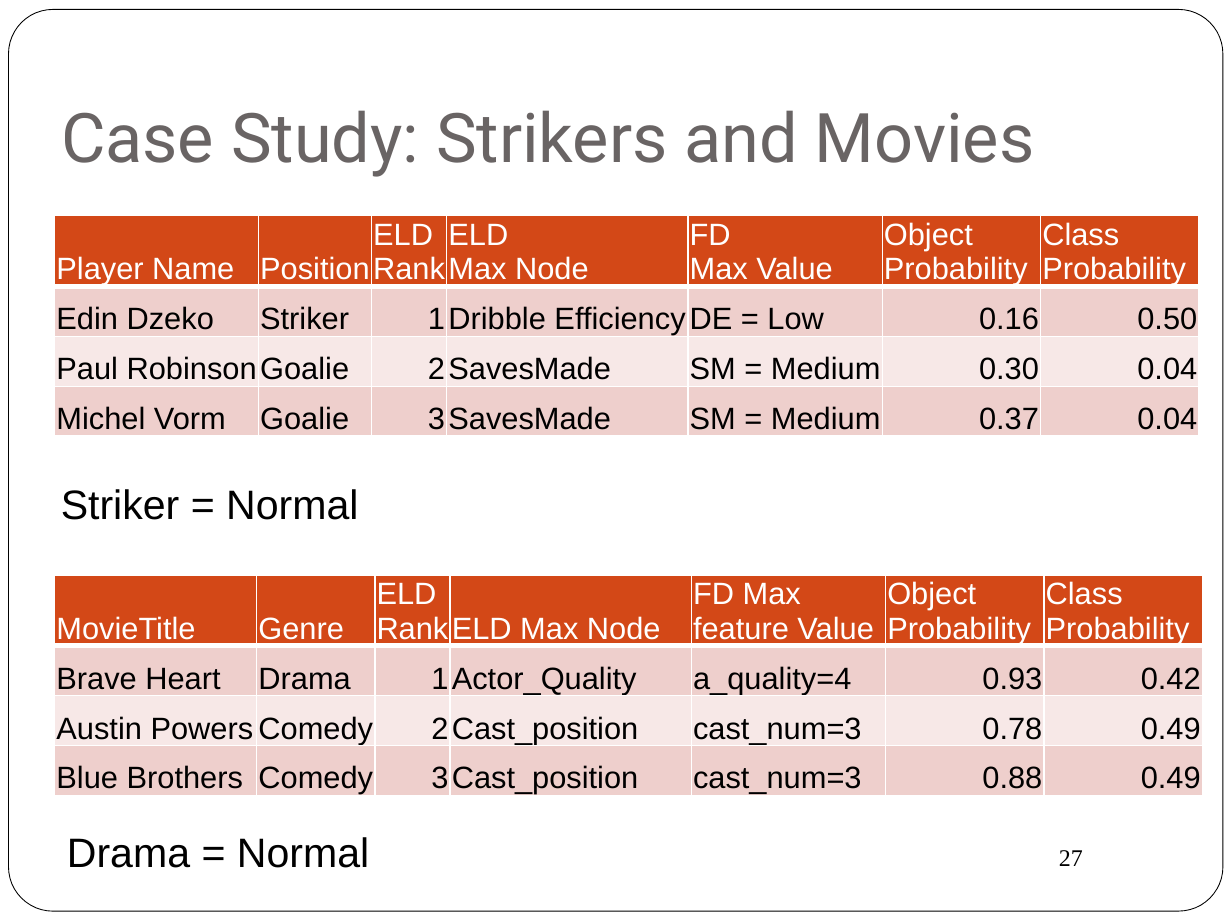
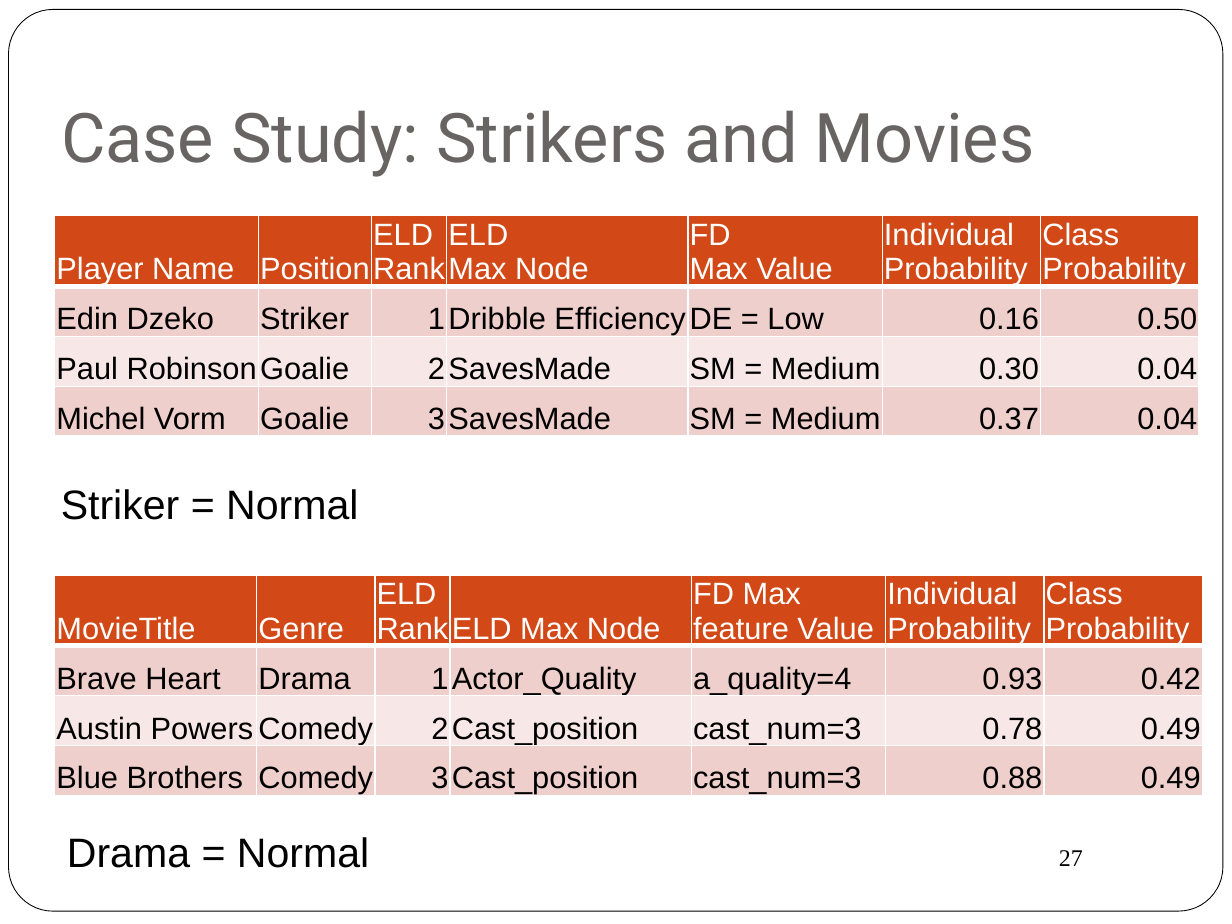
Before and after one commit to oschulte/srl-tutorial-slides, a slide deck: slide 27 of ch6-anomaly.pptx. Drawn at 1232x924 pixels with LibreOffice and Linux fonts; fonts in the diff are those of the drawing. Boxes give left, top, right and bottom in pixels: in the first picture for what was removed or moved away, otherwise in the second. Text is boxed around its words. In the diff, an @@ line names an element or a change of style, - is before the commit and + after.

Commit message:
small edit

```diff
--- a/ch6-anomaly.pptx
+++ b/ch6-anomaly.pptx
@@ table at (54, 216, 1200, 441) @@
-row 1, column 6: Object Probability
+row 1, column 6: Individual Probability
@@ table at (54, 575, 1204, 801) @@
-row 1, column 6: Object Probability
+row 1, column 6: Individual Probability
```
